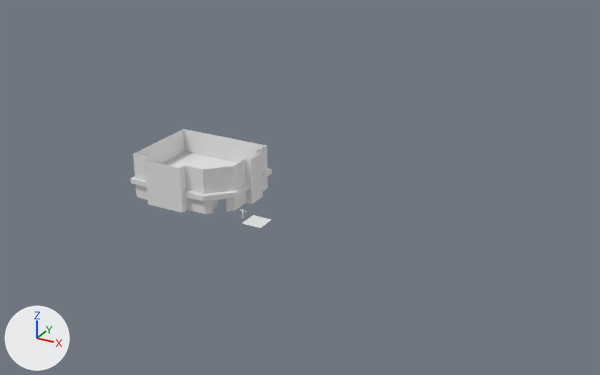
The FBX model Assets/Personal/buildings.fbx: old version first, new version second.
Rendered twice from a camera (50 mm lens) standing at (75.6, -115.7, 66.5) and looking at (6.3, 10.3, 3.5). Arrows for +X, +Y and +Z are at lower left; the lights stay in place. Where no turn or scale is listed for an object, it has been applied to the vertices. Vertices at the same position are counted once.

The first picture shows 'building_01'.
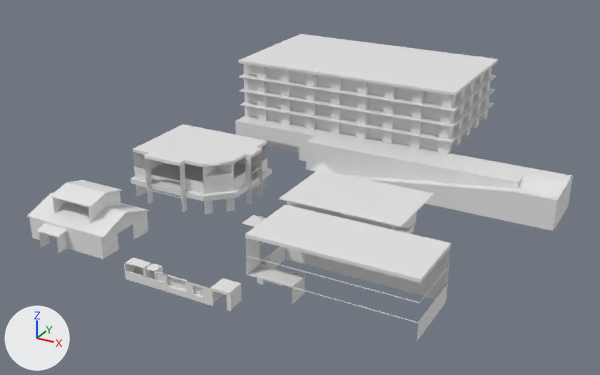
Diff of the bpy script that builds the scene:
```diff
--- a/Assets/Personal/buildings.fbx.py
+++ b/Assets/Personal/buildings.fbx.py
@@ me_cube_008 @@
-me_cube_008.from_pydata(...)  # 117 vertices, 86 faces; spans x -18.6..3.3, y -3.6..14.6, z 0.0..9.0
+me_cube_008.from_pydata(...)  # 169 vertices, 113 faces; spans x -18.6..3.3, y -3.6..14.6, z 0.0..10.0
+# me_cube_008 part 1
+# 42 vertices are removed from x -18.0..3.3, y -3.6..14.0, z 0.0..9.0
+# 53 faces are deleted
+# 13 vertices in x -18.0..3.3, y -3.6..14.0, z 6.0 move by (0.0, 0.0, -2.8)
+# 43 vertices are added at x -18.0..3.3, y -3.6..14.0, z 0.0..10.0
+# 13 new vertices lie (0.0, 0.0, 3.0) away from vertices in x -18.0..3.3, y -3.6..14.0, z 6.0
+# 11 new vertices lie (0.0, 0.0, 3.0) away from vertices in x -18.0..3.3, y -3.6..14.0, z 6.4
+# 11 new vertices lie (0.0, 0.0, 0.6) away from vertices in x -18.0..3.3, y -3.6..14.0, z 9.4
+# 6 new vertices lie (4.0, 0.0, 0.0) away from vertices in x -14.0..-6.0, y -3.6..-2.0, z 6.2..10.0
+# 5 new vertices lie (1.8, 1.8, 0.0) away from vertices in x -1.8..0.0, y -1.8..0.0, z 3.0..10.0
+# 5 new vertices lie (0.0, 0.0, 3.0) away from vertices in x -4.3..1.7, y -1.8..4.6, z 0.0
+# 80 new faces join them
@@ ob_building_04_b @@
+ob_building_04_b = bpy.data.objects.new('building_04_b', me_cube_013)  # 132 vertices, 68 faces; spans x -22.0..27.0, y 4.0..32.0, z 6.2..19.4
+ob_building_04_b.location = (1.1, 28.2, 0.0)
@@ ob_building_03 @@
+ob_building_03 = bpy.data.objects.new('building_03', me_cube_002)  # 70 vertices, 38 faces; spans x -2.0..26.0, y -6.0..6.0, z 0.0..10.0
+ob_building_03.location = (16.7, -15.9, 0.0)
@@ ob_panel_01 @@
+ob_panel_01 = bpy.data.objects.new('panel_01', me_cube_003)  # 24 vertices, 17 faces; spans x -2.0..2.0, y -0.5..1.5, z -1.69..1.31
+ob_panel_01.location = (-2.3, -27.4, 1.7)
@@ ob_panel_02 @@
+ob_panel_02 = bpy.data.objects.new('panel_02', me_cube_005)  # 31 vertices, 23 faces; spans x -2.0..2.0, y -0.5..1.5, z -1.69..1.31
+ob_panel_02.location = (1.7, -27.4, 1.7)
@@ ob_panel_05 @@
+ob_panel_05 = bpy.data.objects.new('panel_05', me_cube_010)  # 24 vertices, 12 faces; spans x -2.0..2.0, y -0.5..2.92, z -1.69..1.31
+ob_panel_05.location = (13.7, -27.4, 1.7)
@@ ob_building_02 @@
+ob_building_02 = bpy.data.objects.new('building_02', me_cube_000)  # 47 vertices, 37 faces; spans x -2.0..21.0, y -5.0..10.0, z 0.0..6.4
+ob_building_02.location = (10.5, 3.6, 0.0)
@@ ob_building_04 @@
+ob_building_04 = bpy.data.objects.new('building_04', me_cube_011)  # 131 vertices, 98 faces; spans x -22.0..50.1, y -6.0..6.0, z 0.0..6.2
+ob_building_04.location = (1.1, 28.2, 0.0)
@@ ob_panel_04 @@
+ob_panel_04 = bpy.data.objects.new('panel_04', me_cube_009)  # 20 vertices, 13 faces; spans x -2.0..2.0, y -0.5..0.01, z -1.69..1.31
+ob_panel_04.location = (9.7, -27.4, 1.7)
@@ ob_panel_03 @@
+ob_panel_03 = bpy.data.objects.new('panel_03', me_cube_006)  # 20 vertices, 13 faces; spans x -2.0..2.0, y -0.5..0.0, z -1.69..1.31
+ob_panel_03.location = (5.7, -27.4, 1.7)
@@ ob_house_01 @@
+ob_house_01 = bpy.data.objects.new('house_01', me_cube_001)  # 96 vertices, 68 faces; spans x -2.5..14.5, y -4.0..10.0, z 0.0..9.0
+ob_house_01.location = (-25.9, -22.5, 0.0)
@@ ob_building_04_a @@
+ob_building_04_a = bpy.data.objects.new('building_04_a', me_cube_014)  # 32 vertices, 30 faces; spans x 2.0..50.1, y -6.1..-2.0, z 0.0..6.0
+ob_building_04_a.location = (1.1, 28.2, 0.0)
```

What differs and where, as boxes [x1, y1, x2, y2] in the pictures (600 x 375 px):
'building_04_b', added: after [238, 34, 498, 155]
'building_03', added: after [245, 205, 451, 341]
'building_04', added: after [235, 116, 573, 221]
'building_01', reshaped: before [131, 129, 272, 214]; after [131, 124, 272, 214]
'house_01', added: after [27, 180, 149, 259]
'building_02', added: after [279, 170, 434, 234]
'building_04_a', added: after [367, 179, 563, 231]
'panel_05', added: after [208, 278, 242, 311]
'panel_01', added: after [124, 258, 151, 285]
'panel_02', added: after [144, 263, 166, 291]
'panel_03', added: after [165, 275, 187, 298]
'panel_04', added: after [186, 281, 209, 305]
part 1 of me_cube_008, built on: before [133, 129, 268, 214]; after [133, 124, 268, 213]
